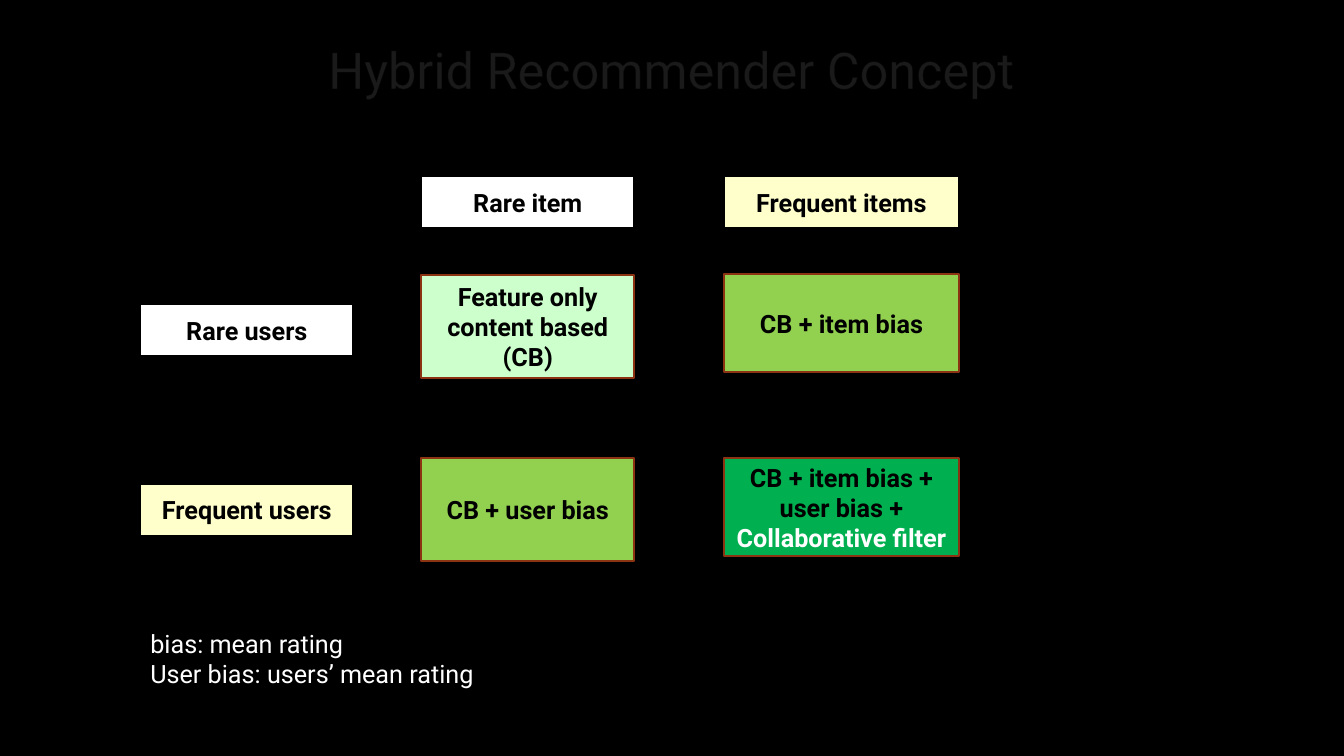
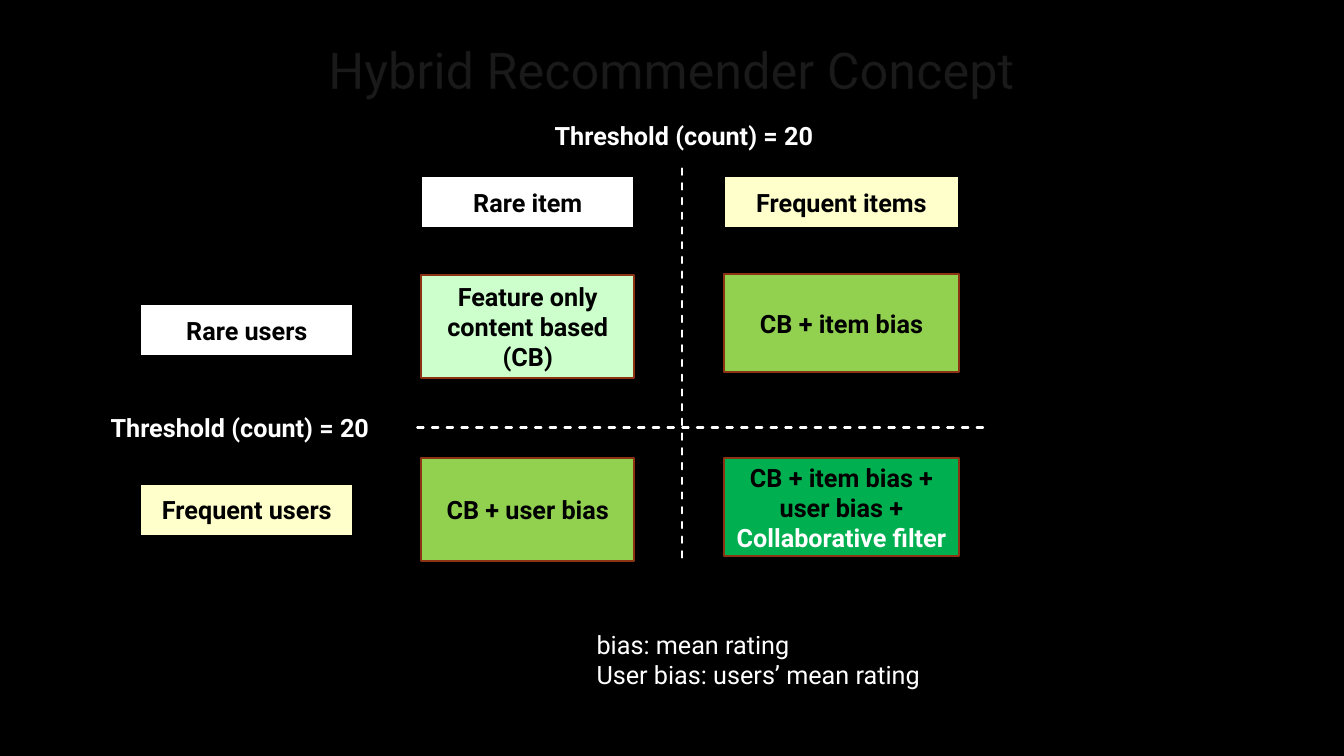
Before and after one commit to htakahashi0708/USL_Final_MusicRecommendationChallenge, a slide deck: slide 6 of USL_MusicRecommender.pptx (slide 4 before the commit). Drawn at 1344x756 pixels with LibreOffice and Linux fonts; fonts in the diff are those of the drawing; background and template pictures are left out. Boxes give left, top, right and bottom in pixels: in the first picture for what was removed or moved away, otherwise in the second. Text is boxed around its words. In the diff, an @@ line names an element or a change of style, - is before the commit and + after.

```diff
--- a/USL_MusicRecommender.pptx
+++ b/USL_MusicRecommender.pptx
@@ text added at (x1=555, y1=125, x2=813, y2=151), 18 pt, text #FFFFFF, bold @@
+Threshold (count) = 20
@@ line added from (682, 168) to (682, 562), #FFFFFF 1.5 pt dashed @@
@@ text added at (x1=111, y1=417, x2=369, y2=443), 18 pt, text #FFFFFF, bold @@
+Threshold (count) = 20
@@ line added from (983, 427) to (410, 427), #FFFFFF 1.5 pt dashed @@
@@ text "bias: mean rating" moved from (x1=150, y1=634, x2=473, y2=689) to (x1=597, y1=635, x2=920, y2=690) @@
```
Also in this commit, not shown: 7 other slides changed, 3 slides added, 1 slide removed.
